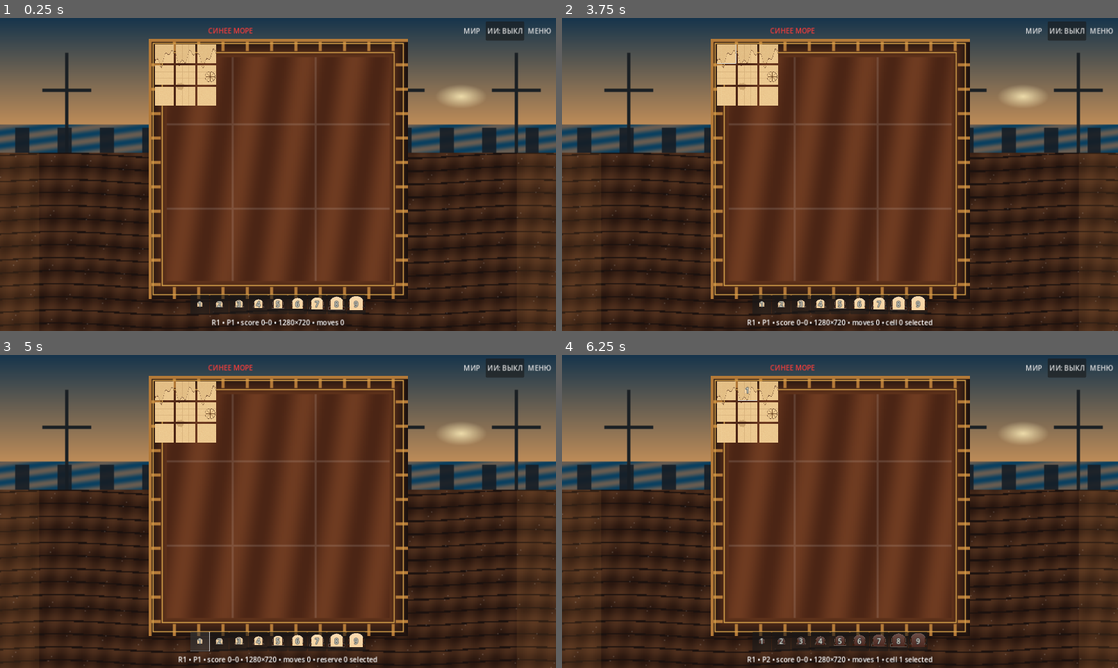
Above: before the commit, frames 1-4 (two rows, left to right).
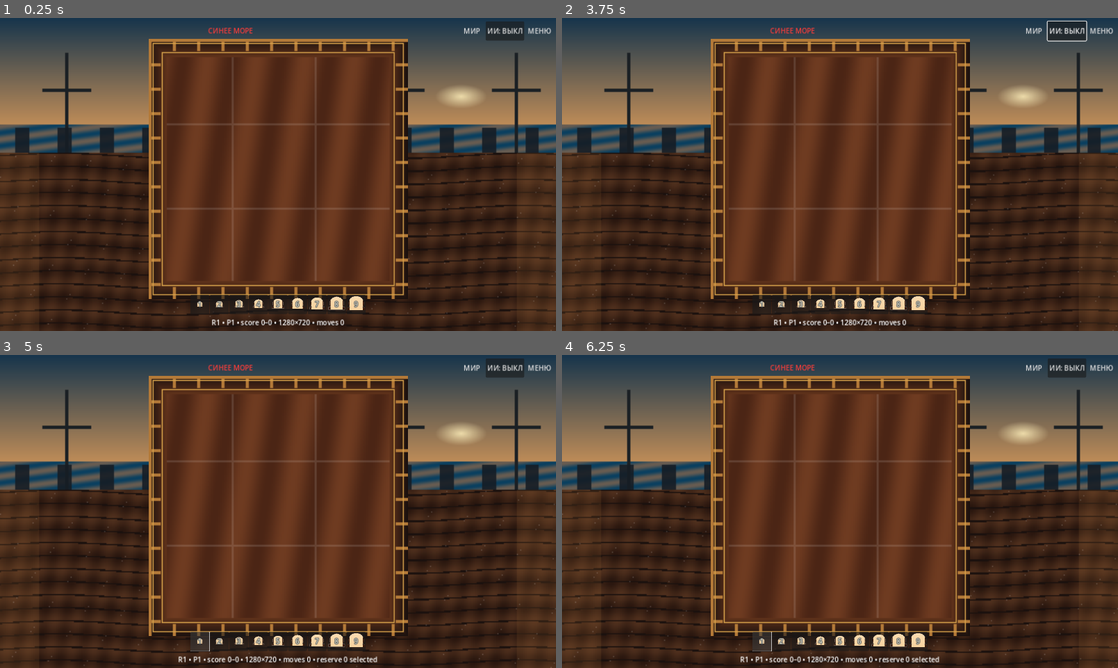
Above: after the commit, the same moments.

Repository: namelessdhamma/namelessdhamma.github.io
Game: Godot game, scene res://main.tscn
Same seed, same stepped clock (60 frames per second), same inputs: the game is played once before the commit and once after it.
Inputs (mouse positions are in pixels of both pictures, inside the frame that each line leads up to):
- Up to frame 1 (0.25 s): no input
- Up to frame 2 (3.75 s): click "МИР" at 0.5 s; click "ИИ: ВЫКЛ" at 1.25 s; click "ИИ: ВКЛ" at 2 s; click "МЕНЮ" at 2.75 s; click (723, 52) at 3.52 s
- Up to frame 3 (5 s): click "1" at 4.25 s
- Up to frame 4 (6.25 s): click (745, 389) at 5.02 s; click "1" at 5.75 s

The runs differ from the first frame. In frame 1, 1.9% of the frame differs, in the area x 27-39%, y 8-28%; in frame 2, 2.4%; in frame 3, 1.9%; in frame 4, 2.7%, in the area x 27-68%, y 8-99%.
Error after the commit: Parse Error: Assigned value for constant "GRID_CORNERS" isn't a constant expression. (res://scripts/perspective_board_geometry.gd:13)

Commit message:
A5: integrate seven-world perspective board with live pieces and polygon touch

Diff:
--- a/sinee-more-godot/scripts/main.gd
+++ b/sinee-more-godot/scripts/main.gd
@@ -2,6 +2,7 @@
 
 const WorldVisuals = preload("res://scripts/world_visuals.gd")
 const AIOpponent = preload("res://scripts/ai_opponent.gd")
+const PerspectiveGeometry = preload("res://scripts/perspective_board_geometry.gd")
 var world_visuals = WorldVisuals.new()
 var ai_engine = AIOpponent.new()
 var current_world := 1
@@ -36,6 +37,7 @@
 	set_process(true)
 	_apply_requested_test_viewport()
 	_prepare_world_shell()
+	_create_perspective_layer()
 	for i in range(CELL_NAMES.size()):
 		var cell := get_node("SafeArea/Landscape/Center/BoardAspect/Board/" + CELL_NAMES[i]) as Button
 		cell.pressed.connect(_on_cell_pressed.bind(i))
@@ -124,6 +126,7 @@
 		for i in range(popup.item_count):
 			popup.set_item_checked(i, i == current_world)
 	_refresh_surface()
+	_refresh_perspective_layer()
 
 func _toggle_ai() -> void:
 	ai_enabled = not ai_enabled
@@ -218,7 +221,125 @@
 			_on_menu()
 			get_viewport().set_input_as_handled()
 
+
+# A5 interactive perspective layer: one shared live board, not a screenshot.
+# Native 3x3 buttons remain the semantic/test nodes; their visual layer is hidden.
+var perspective_plinth: Polygon2D
+var perspective_tiles: Array[Polygon2D] = []
+var perspective_icons: Array[TextureRect] = []
+var perspective_ranks: Array[Label] = []
+var perspective_rect := Rect2()
+
+func _create_perspective_layer() -> void:
+	var board := get_node("SafeArea/Landscape/Center/BoardAspect/Board") as GridContainer
+	for cell in board.get_children():
+		(cell as Button).modulate.a = 0.0
+		(cell as Button).mouse_filter = Control.MOUSE_FILTER_IGNORE
+	var topbar := get_node("SafeArea/Landscape/Center/TopBar") as Control
+	var dock := get_node("SafeArea/Landscape/Center/ReserveDock") as Control
+	topbar.z_index = 5
+	dock.z_index = 5
+	perspective_plinth = Polygon2D.new()
+	perspective_plinth.z_index = 1
+	add_child(perspective_plinth)
+	for i in range(9):
+		var tile := Polygon2D.new()
+		tile.z_index = 2
+		add_child(tile)
+		perspective_tiles.append(tile)
+		var icon := TextureRect.new()
+		icon.name = "PerspectivePiece%d" % i
+		icon.mouse_filter = Control.MOUSE_FILTER_IGNORE
+		icon.expand_mode = TextureRect.EXPAND_IGNORE_SIZE
+		icon.stretch_mode = TextureRect.STRETCH_KEEP_ASPECT_CENTERED
+		icon.z_index = 3
+		add_child(icon)
+		perspective_icons.append(icon)
+		var rank := Label.new()
+		rank.name = "PerspectiveRank%d" % i
+		rank.mouse_filter = Control.MOUSE_FILTER_IGNORE
+		rank.horizontal_alignment = HORIZONTAL_ALIGNMENT_CENTER
+		rank.vertical_alignment = VERTICAL_ALIGNMENT_CENTER
+		rank.add_theme_font_size_override("font_size", 16)
+		rank.add_theme_color_override("font_color", Color("#fff9df"))
+		rank.add_theme_color_override("font_outline_color", Color("#142332"))
+		rank.add_theme_constant_override("outline_size", 4)
+		rank.z_index = 4
+		add_child(rank)
+		perspective_ranks.append(rank)
+	call_deferred("_refresh_perspective_layer")
+
+func _perspective_board_rect() -> Rect2:
+	var size := get_viewport_rect().size
+	var dock := get_node("SafeArea/Landscape/Center/ReserveDock") as Control
+	# Keep the nine playable cells above the active reserve at very low heights.
+	var height := minf(size.y, maxf(100.0, (dock.global_position.y - 5.0) / 0.80))
+	return Rect2(Vector2.ZERO, Vector2(size.x, height))
+
+func _refresh_perspective_layer() -> void:
+	if perspective_tiles.size() != 9:
+		return
+	perspective_rect = _perspective_board_rect()
+	var base := PerspectiveGeometry.board_quad(current_world, perspective_rect)
+	perspective_plinth.visible = current_world != 0
+	var backing := PackedVector2Array()
+	for p in base:
+		backing.append(p + Vector2(0.0, 9.0))
+	perspective_plinth.polygon = backing
+	perspective_plinth.color = WorldVisuals.BOARD_COLORS[current_world].darkened(0.47)
+	for i in range(9):
+		var quad := PerspectiveGeometry.cell_quad(current_world, i, perspective_rect)
+		var tile := perspective_tiles[i]
+		tile.polygon = quad
+		tile.color = WorldVisuals.BOARD_COLORS[current_world].lightened(0.06)
+		var source := get_node("SafeArea/Landscape/Center/BoardAspect/Board/" + CELL_NAMES[i]) as Button
+		var art := source.get_node_or_null("WorldCellArt") as TextureRect
+		if art != null and art.visible and art.texture != null:
+			tile.texture = art.texture
+			var ts := art.texture.get_size()
+			tile.uv = PackedVector2Array([Vector2.ZERO, Vector2(ts.x, 0), ts, Vector2(0, ts.y)])
+			tile.color = Color.WHITE
+		else:
+			tile.texture = null
+		var center := PerspectiveGeometry.cell_center(current_world, i, perspective_rect)
+		var width := (quad[1] - quad[0]).length()
+		var height := (quad[3] - quad[0]).length()
+		var extent := minf(44.0, minf(width * 0.56, height * 0.88))
+		var rect := Rect2(center - Vector2.ONE * extent * 0.5, Vector2.ONE * extent)
+		var top := _top_piece(i)
+		var icon := perspective_icons[i]
+		var rank := perspective_ranks[i]
+		icon.position = rect.position
+		icon.size = rect.size
+		rank.position = rect.position
+		rank.size = rect.size
+		icon.visible = not top.is_empty()
+		rank.visible = not top.is_empty()
+		if not top.is_empty():
+			icon.texture = world_visuals.piece_texture(current_world, int(top.player), int(top.rank))
+			rank.text = str(int(top.rank))
+		else:
+			icon.texture = null
+			rank.text = ""
+
+func _input(event: InputEvent) -> void:
+	if perspective_tiles.size() != 9 or game_over:
+		return
+	var position := Vector2(-1, -1)
+	if event is InputEventScreenTouch and event.pressed:
+		position = event.position
+	elif event is InputEventMouseButton and event.button_index == MOUSE_BUTTON_LEFT and event.pressed:
+		position = event.position
+	if position.x < 0.0:
+		return
+	var index := PerspectiveGeometry.cell_at(current_world, position, perspective_rect)
+	if index >= 0:
+		_on_cell_pressed(index)
+		get_viewport().set_input_as_handled()
+
 func _process(_delta: float) -> void:
+	if perspective_tiles.size() == 9 and perspective_rect != _perspective_board_rect():
+		_refresh_perspective_layer()
 	var size := get_viewport_rect().size
 	var status := get_node("SafeArea/Landscape/Center/Status") as Label
 	var base := "R%d • P%d • score %d–%d • %d×%d • moves %d" % [round_number, turn, match_score[0], match_score[1], int(size.x), int(size.y), moves]
@@ -400,6 +521,7 @@
 			var piece := reserve.get_child(i) as Button
 			_set_piece_badge(piece, world_visuals.piece_texture(current_world, player, i + 1) if reserve_available[player - 1][i] else null, i + 1 if reserve_available[player - 1][i] else 0)
 			piece.disabled = game_over or player != turn or not reserve_available[player - 1][i]
+	_refresh_perspective_layer()
 
 func _update_status(event: String) -> void:
 	var status := get_node("SafeArea/Landscape/Center/Status") as Label
